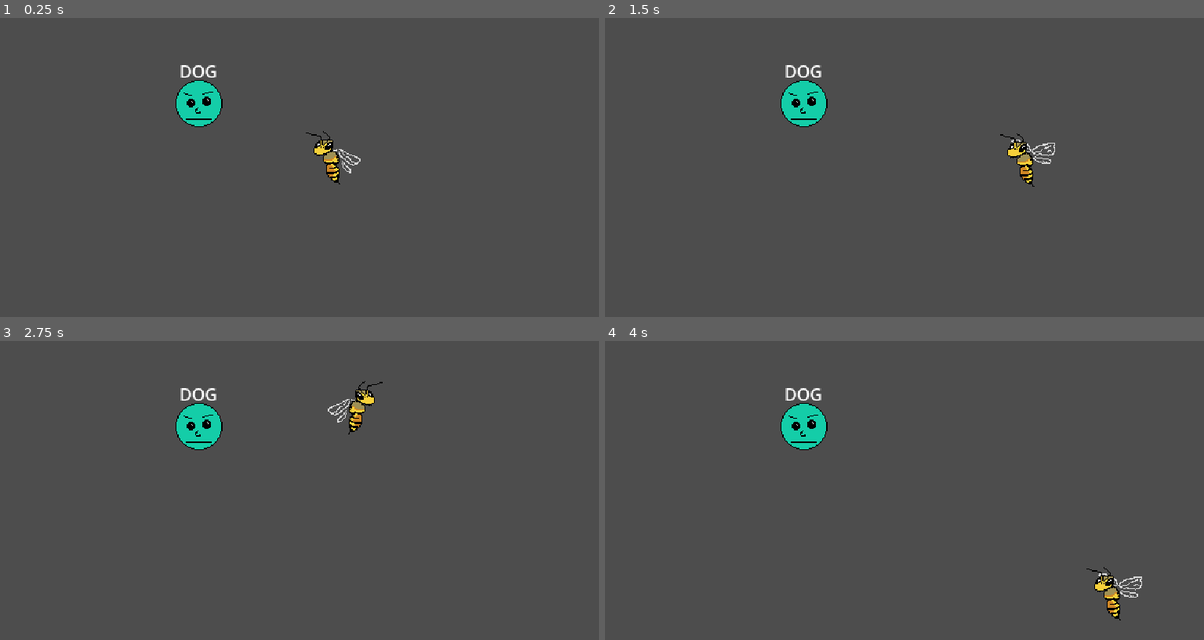
Above: before the commit, frames 1-4 (two rows, left to right).
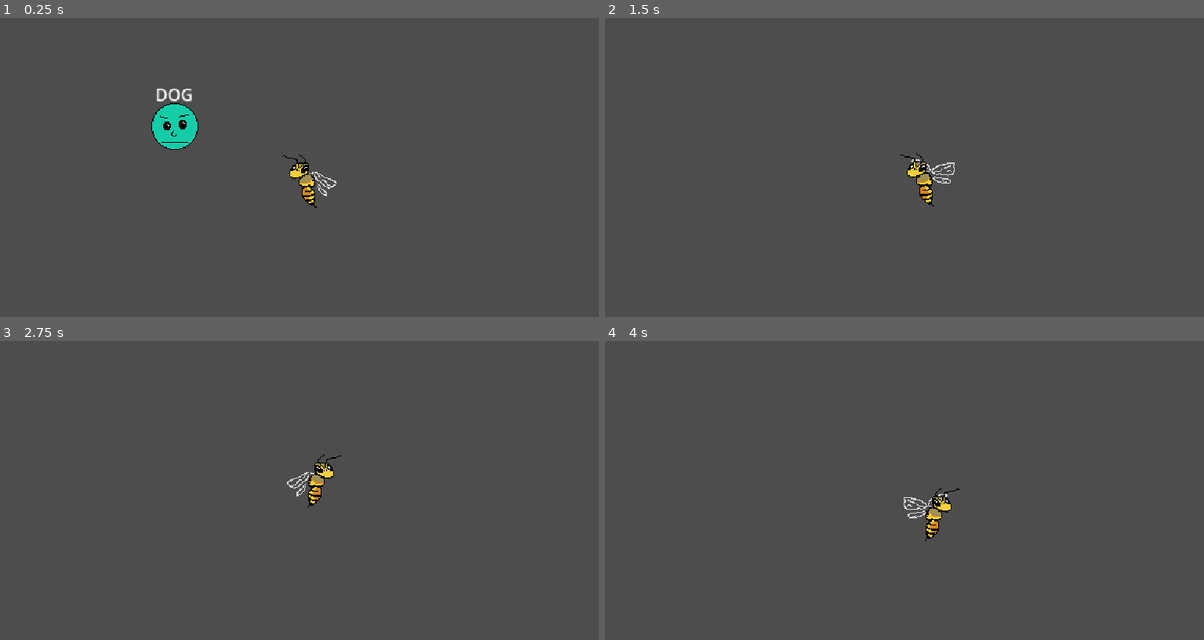
Above: after the commit, the same moments.

Repository: DireLines/spelling-bee
Game: Godot game, scene res://Main.tscn
Same seed, same stepped clock (60 frames per second), same inputs: the game is played once before the commit and once after it.
Inputs (mouse positions are in pixels of both pictures, inside the frame that each line leads up to):
- Up to frame 1 (0.25 s): no input
- Up to frame 2 (1.5 s): tap Enter at 0.5 s; move the mouse to (1048, 164) at 0.52 s; press the mouse at (1048, 164) at 0.53 s; move the mouse to (784, 206) at 1.27 s; release the mouse at (784, 206) at 1.28 s; right-click (784, 206) at 1.35 s
- Up to frame 3 (2.75 s): move the mouse to (365, 418) at 2.02 s; press the mouse at (365, 418) at 2.03 s
- Up to frame 4 (4 s): move the mouse to (874, 592) at 2.77 s; release the mouse at (874, 592) at 2.78 s; right-click (874, 592) at 2.85 s; move the mouse to (1096, 571) at 3.52 s; press the mouse at (1096, 571) at 3.53 s

The runs differ from the first frame. In frame 1, 2.7% of the frame differs, in the area x 25-61%, y 15-64%; in frame 2, 2.0%; in frame 3, 2.0%; in frame 4, 2.0%.

Commit message:
camera follows player

Diff:
--- /dev/null
+++ b/Camera2D.gd
@@ -0,0 +1,6 @@
+extends Camera2D
+
+@onready var player = $"../Bee"
+
+func _physics_process(delta):
+	position += (player.get_position()-position)*0.2
--- a/Main.tscn
+++ b/Main.tscn
@@ -1,6 +1,7 @@
-[gd_scene load_steps=4 format=3 uid="uid://dlvq2jsfqirwy"]
+[gd_scene load_steps=5 format=3 uid="uid://dlvq2jsfqirwy"]
 
 [ext_resource type="PackedScene" uid="uid://f46ldc4pbgag" path="res://Prefabs/bee.tscn" id="1_4vwxn"]
+[ext_resource type="Script" path="res://Camera2D.gd" id="2_rm6tf"]
 [ext_resource type="AudioStream" uid="uid://bkrbpjwh230h0" path="res://Audio/SpellingBee.mp3" id="2_vrvwy"]
 [ext_resource type="PackedScene" uid="uid://ca4851fecb8fq" path="res://Prefabs/enemy.tscn" id="3_jg6e1"]
 
@@ -11,8 +12,9 @@
 
 [node name="Camera2D" type="Camera2D" parent="."]
 position = Vector2(576, 323)
+script = ExtResource("2_rm6tf")
 
-[node name="Music" type="AudioStreamPlayer2D" parent="."]
+[node name="Music" type="AudioStreamPlayer" parent="."]
 stream = ExtResource("2_vrvwy")
 autoplay = true
 
--- a/Scripts/Player.gd
+++ b/Scripts/Player.gd
@@ -1,6 +1,6 @@
 extends RigidBody2D
 
-@export var speed: int = 50
+@export var speed: int = 35
 @export var max_forward_speed: int = 400
 @export var max_reverse_speed: int = 100
 @export var dampening: float = 5.0
